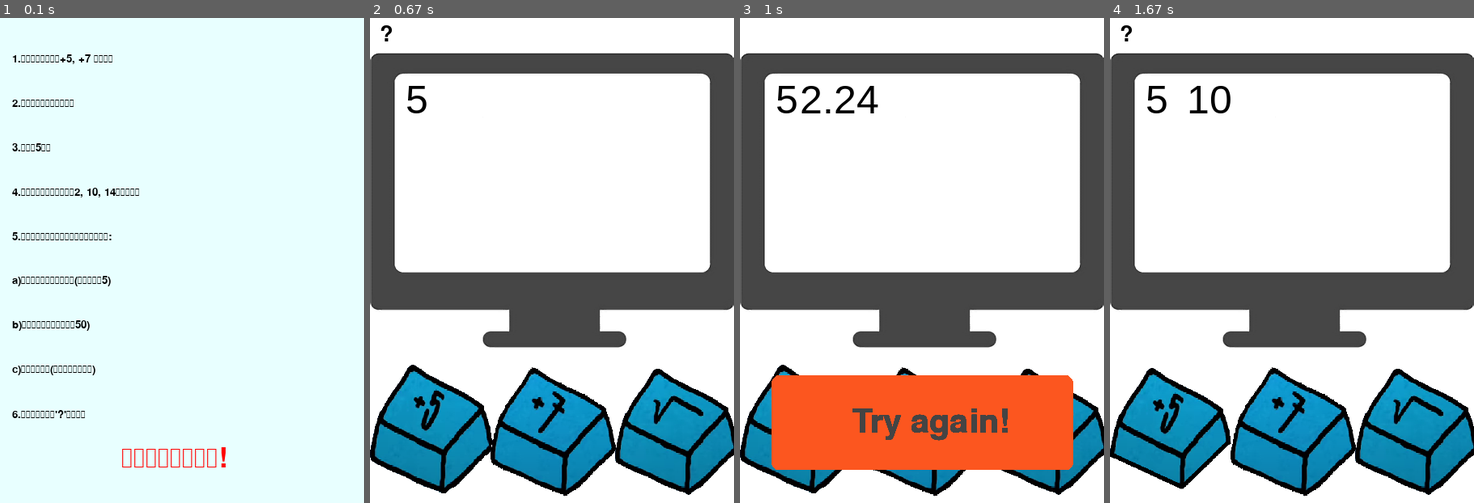
Above: before the commit, frames 1-4 (left to right).
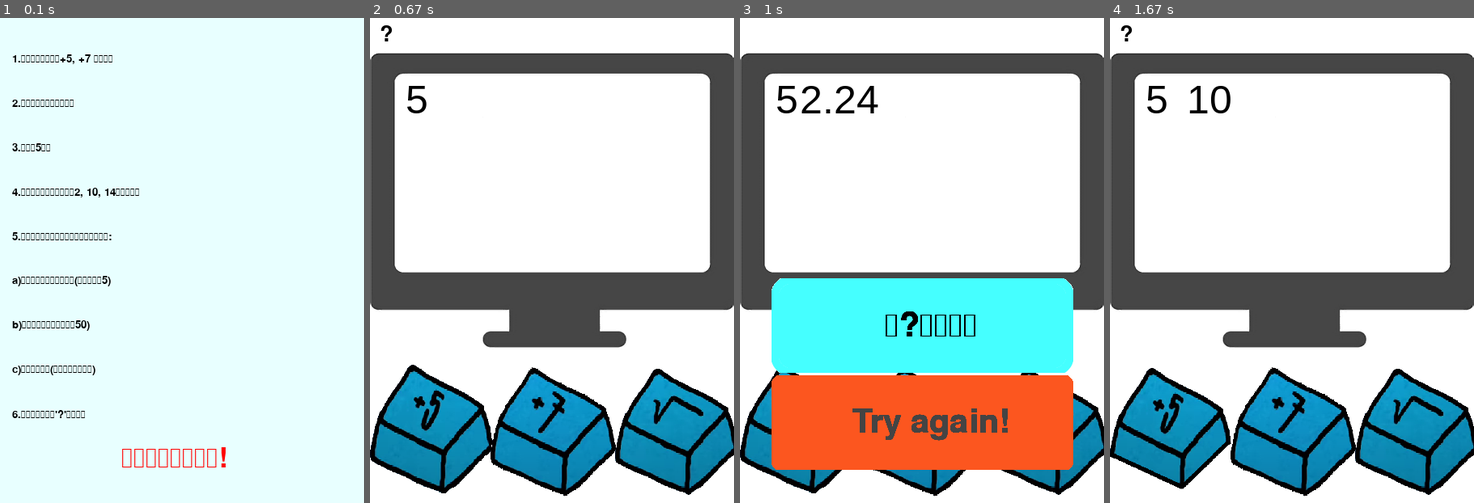
Above: after the commit, the same moments.

Repository: EasonChen11/escape_room_pygame
Game: pygame game, started from main.py
The game is run twice, just before and just after one commit, with the same random seed, the same clock (stepped at 60 frames per second) and the same inputs.
Inputs (mouse positions are in pixels of both pictures, inside the frame that each line leads up to):
- Up to frame 1 (0.1 s): no input
- Up to frame 2 (0.67 s): tap Enter at 0.33 s
- Up to frame 3 (1 s): press the mouse at (1045, 430) at 0.7 s; move the mouse to (922, 289) at 0.8 s; release the mouse at (798, 144) at 0.93 s
- Up to frame 4 (1.67 s): press the mouse at (1292, 420) at 1.03 s; move the mouse to (1284, 299) at 1.13 s; release the mouse at (1281, 178) at 1.27 s; press the mouse at (1168, 430) at 1.37 s; move the mouse to (1175, 309) at 1.47 s; release the mouse at (1182, 182) at 1.6 s

Frames 1-2 are identical in both runs. In frame 3, 16% of the frame differs, in the area x 8-92%, y 53-74%; in frame 4, nothing differs.

Commit message:
顯示錯誤資訊

Diff:
--- a/main.py
+++ b/main.py
@@ -99,12 +99,15 @@
 
                         if check_list.get(ans_list[-1]):
                             running = False
+                            which_error["repeat"][1] = True
                         else:
                             check_list[ans_list[-1]] = True
                         if ans_list[-1] - int(ans_list[-1]) != 0:
                             running = False
+                            which_error["decimal"][1] = True
                         if ans_list[-1] > 50:
                             running = False
+                            which_error["big than 50"][1] = True
 
     def animationOfButton(self):
         global which_button_click
@@ -148,11 +151,13 @@
         self.x = WIDTH/4-100
         self.y = 100
         self.length = 0
+        self.index = 0
 
     def reset(self):
         self.x = WIDTH/4-55
         self.y = 100
         self.length = 0
+        self.index = 0
 
     def update(self):
         self.x += 65
@@ -170,6 +175,18 @@
         self.text_rect.centerx = self.x
         self.text_rect.centery = self.y
         surface.blit(self.text_surface, self.text_rect)
+
+    def show(self):
+        self.reset()
+        for i in ans_list:
+            if i in need_list[0:self.index+1:]:
+                self.draw(screen, f"{i}", 50, RED)
+                self.index += 1
+            else:
+                self.draw(screen, f"{i}", 50, BLACK)
+            self.update()
+            if self.length > 5:
+                self.change_line()
 
 
 class BottomLine(pygame.sprite.Sprite):
@@ -208,7 +225,7 @@
         pygame.sprite.Sprite.__init__(self)
         self.last_update = pygame.time.get_ticks()
         self.show_time = 1000
-        self.image = great_background
+        self.image = great_background.copy()
         self.image.set_colorkey(WHITE)
         self.rect = self.image.get_rect()
         self.rect.center = (WIDTH/2, HEIGHT/2+20)
@@ -224,6 +241,34 @@
             self.draw(self.rect.width/2+10, self.rect.height/2)
         else:
             self.kill()
+
+    def draw(self, x, y):
+        font = pygame.font.Font(font_name, self.size)  # 給定字型和大小# font:字型 render:使成為
+        text_surface = font.render(self.text, True, self.color)  # 製造文字平面(文字,Anti-aliasing{抗鋸齒文字},字體顏色)
+        text_rect = text_surface.get_rect()
+        text_rect.centerx = x
+        text_rect.centery = y
+        self.image.blit(text_surface, text_rect)
+
+
+class Error(pygame.sprite.Sprite):
+
+    def __init__(self):
+        pygame.sprite.Sprite.__init__(self)
+        self.image = great_background.copy()
+        self.image.set_colorkey(WHITE)
+        self.rect = self.image.get_rect()
+        self.rect.center = (WIDTH/2, HEIGHT*2/3-20)
+        self.now = pygame.time.get_ticks()
+        for message in which_error:
+            if which_error[message][1]:
+                self.text = which_error[message][0]
+                break
+        self.size = 60
+        self.color = BLACK
+
+    def update(self):
+        self.draw(self.rect.width/2+10, self.rect.height/2)
 
     def draw(self, x, y):
         font = pygame.font.Font(font_name, self.size)  # 給定字型和大小# font:字型 render:使成為
@@ -325,28 +370,30 @@
 
 def try_again_func():
     try_again = TryAgain()
+    error_message = Error()
     all_sprites.add(try_again)
+    all_sprites.add(error_message)
     while try_again.show:
-        clock.tick(FPS)                     # 一秒最多刷新FPS次(1秒跑最多幾次while)
+        clock.tick(FPS)
         for event in pygame.event.get():     # 回傳所有動作
+            if event.type == pygame.QUIT:    # 如果按下X ,pygame.QUIT 是按下X後的型態
+                global running, game
+                running = False             # 跳出迴圈
+                game = False
+                try_again.show = False
             if event.type == pygame.MOUSEBUTTONDOWN:    # 如果按下X ,pygame.QUIT 是按下X後的型態
                 mouse_pos = pygame.mouse.get_pos()
                 if try_again.rect.collidepoint(mouse_pos) and pygame.mouse.get_pressed()[0]:
                     try_again.show = False             # 跳出迴圈
+                    error_message.kill()
         screen.fill(WHITE)
         screen.blit(background, (0, 0))  # blit(畫) 第一個是圖片，第二個是位置
-        locate_text.reset()
-        for i in ans_list:
-            if i in need_list[0:index+1:]:
-                locate_text.draw(screen, f"{i}", 50, RED)
-            else:
-                locate_text.draw(screen, f"{i}", 50, BLACK)
-            locate_text.update()
-            if locate_text.length > 5:
-                locate_text.change_line()
+        locate_text.show()
         try_again.update()
+        error_message.update()
         all_sprites.draw(screen)
         pygame.display.update()
+    try_again.kill()
     time.sleep(0.2)
 
 
@@ -418,15 +465,7 @@
                     finish.finish_running = False  # 跳出迴圈
         screen.fill(WHITE)
         screen.blit(background, (0, 0))  # blit(畫) 第一個是圖片，第二個是位置
-        locate_text.reset()
-        for i in ans_list:
-            if i in need_list[0:index+1:]:
-                locate_text.draw(screen, f"{i}", 50, RED)
-            else:
-                locate_text.draw(screen, f"{i}", 50, BLACK)
-            locate_text.update()
-            if locate_text.length > 5:
-                locate_text.change_line()
+        locate_text.show()
         screen.blit(finish.background, (0, HEIGHT - finish.rect.height))
         pygame.display.update()
     time.sleep(0.2)
@@ -436,10 +475,13 @@
 game = True
 running = False
 first_start = True
+which_error = {"repeat": ["數字重複啦", False], "decimal": ["啥?有小數點", False], "big than 50": ["數字>50啦", False]}
 
 while game:
     # initial_game()
     # set origin
+    for error in which_error:
+        which_error[error][1] = False
     index = 0
     ans_list = [5]
     check_list = {5: True}
@@ -477,20 +519,12 @@
         screen.blit(background, (0, 0))     # blit(畫) 第一個是圖片，第二個是位置
         all_sprites.update()
         click_rule.update()
-        locate_text.reset()
-        for i in ans_list:
-            if i in need_list[0:index+1:]:
-                locate_text.draw(screen, f"{i}", 50, RED)
-            else:
-                locate_text.draw(screen, f"{i}", 50, BLACK)
-            locate_text.update()
-            if locate_text.length > 5:
-                locate_text.change_line()
+        locate_text.show()
         bottom_line.reset(locate_text.length, len(ans_list)//6)
 
         if need_list[index] == ans_list[-1]:
             index += 1
-            if index < 3:
+            if running:
                 great = Great()
                 all_sprites.add(great)
         all_sprites.draw(screen)
Not shown, changed: game.exe
Not shown, added: 密室逃脫1.0.0.exe
Not shown, added: 密室逃脫1.0.1.exe
